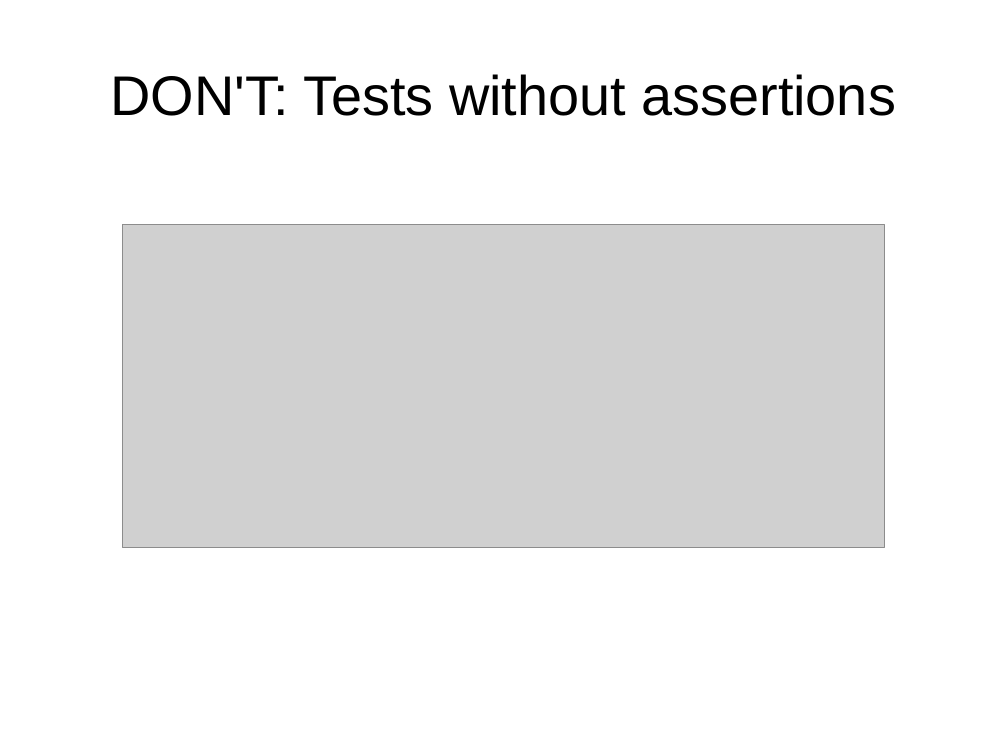
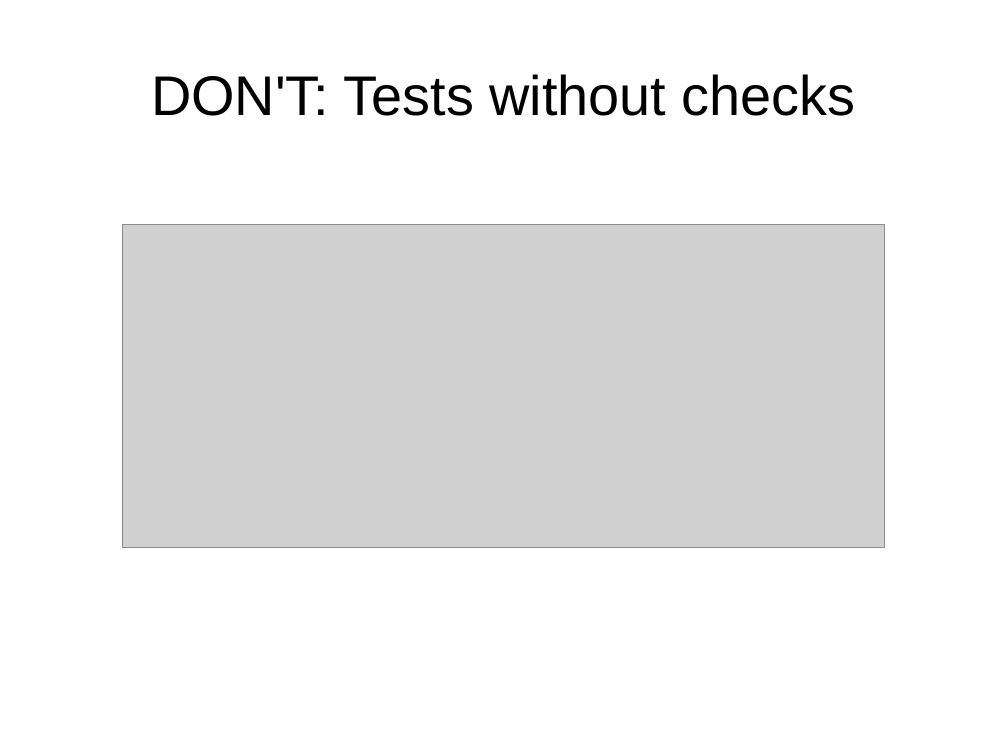
Before and after one commit to robotframework/DosDontsSlides, a slide deck: slide 13 of RobotFrameworkDosAndDonts.odp. Drawn at 1008x756 pixels with LibreOffice and Linux fonts; fonts in the diff are those of the drawing; grey boxes stand for pictures. Boxes give left, top, right and bottom in pixels: in the first picture for what was removed or moved away, otherwise in the second. Text is boxed around its words. In the diff, an @@ line names an element or a change of style, - is before the commit and + after.

```diff
--- a/RobotFrameworkDosAndDonts.odp
+++ b/RobotFrameworkDosAndDonts.odp
@@ title at <box>151,74,856,116</box>: text changed @@
-DON'T: Tests without assertions
+DON'T: Tests without checks
```
Also in this commit, not shown: 6 other slides changed.
